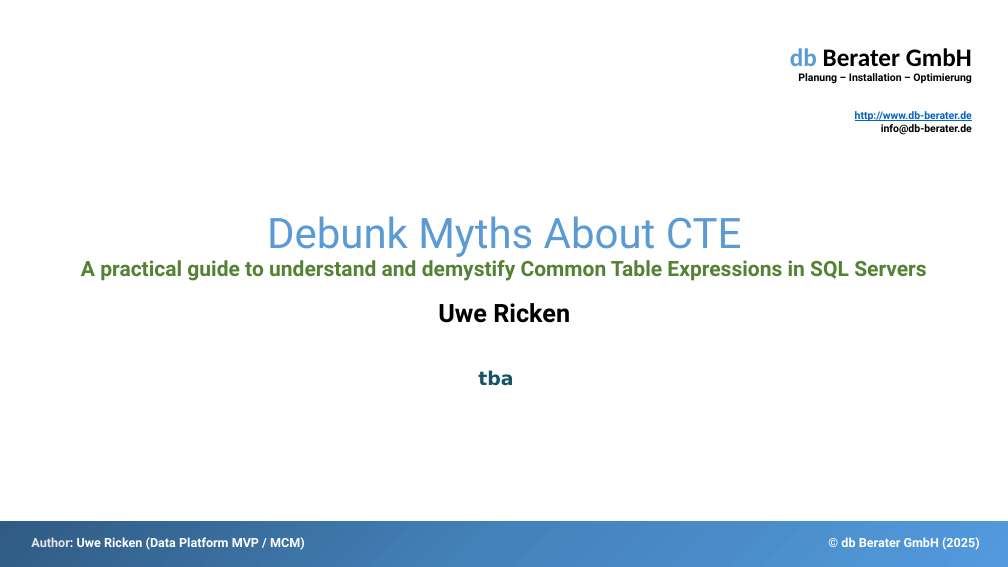
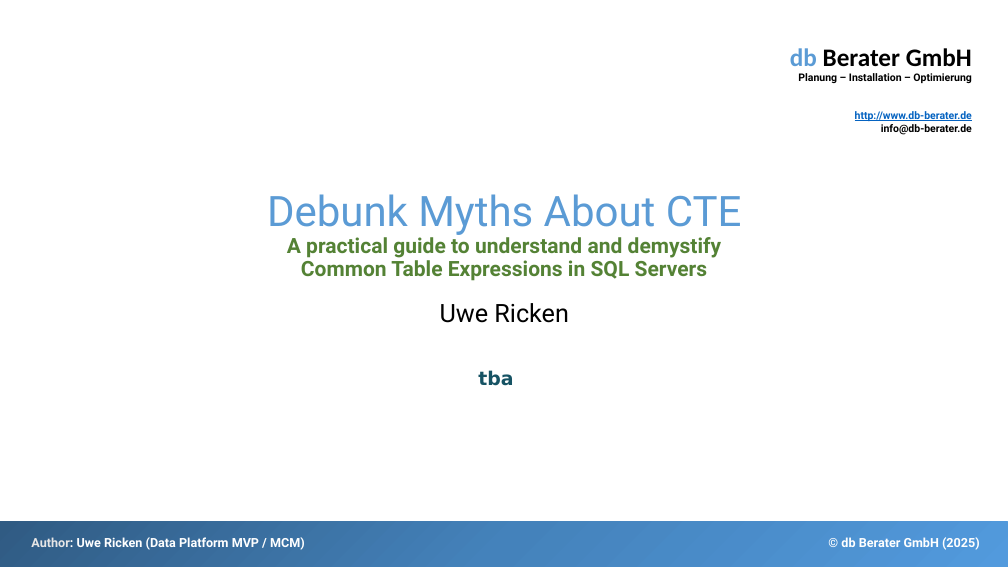
Before and after one commit to db-berater/Debunk-Myths-about-CTE, a slide deck: slide 1 of 01 - Documents and Preparation/Debunk Myths About CTE.pptx. Drawn at 1008x567 pixels with LibreOffice and Linux fonts; fonts in the diff are those of the drawing. Boxes give left, top, right and bottom in pixels: in the first picture for what was removed or moved away, otherwise in the second. Text is boxed around its words. In the diff, an @@ line names an element or a change of style, - is before the commit and + after.

```diff
--- a/01 - Documents and Preparation/Debunk Myths About CTE.pptx
+++ b/01 - Documents and Preparation/Debunk Myths About CTE.pptx
@@ title "Debunk Myths About CTE A ..." rewrapped from bbox=[81, 216, 926, 281] to bbox=[267, 194, 742, 281] @@
@@ subtitle "Uwe Ricken" at bbox=[440, 303, 569, 323]: bold off @@
```
Also in this commit, not shown: 1 other slide changed, 23 slides added, 16 other files.
